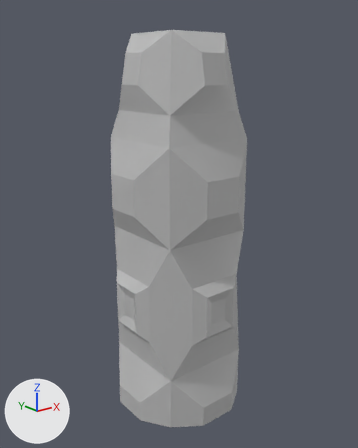
Before and after pictures for a commit that changed the FBX model ScalienAbduction/Assets/Models/Round Pillar/Small Round Pillar.fbx.
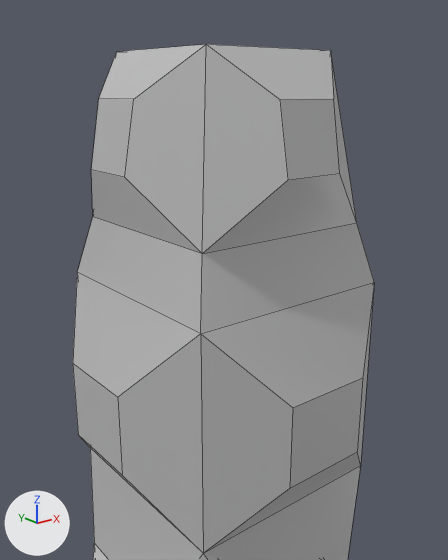
Each version appears first whole from a 50 mm lens placed at (-15.77, -19.79, 8.87), pointed at (0.07, 0.0, 0.95), and next in a close-up from a 50 mm lens placed at (-8.6, -10.83, 9.79), pointed at (0.87, 1.01, 5.06). Arrows for +X, +Y and +Z are at lower left; the lights stay in place. The close-ups show mesh edges as thin lines. Where no turn or scale is listed for an object, it has been applied to the vertices.

Objects in the first close-up: 'Pillar'.
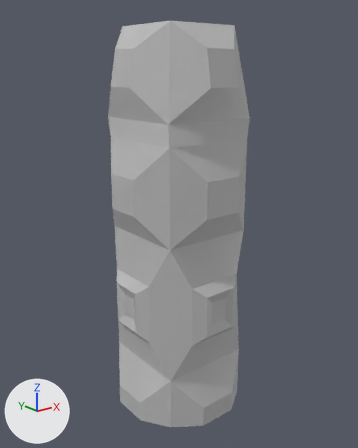
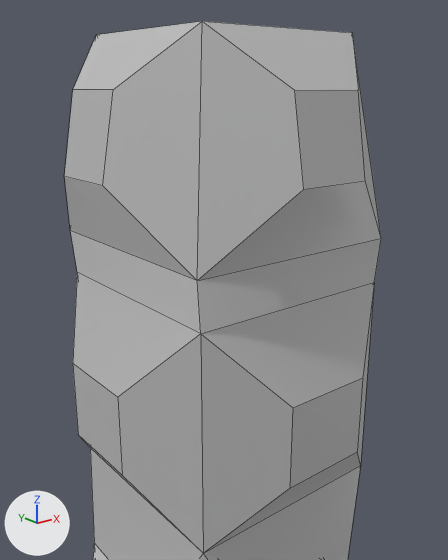
Pixel boxes [x1, y1, x2, y2] of what changed, in the close-ups (448 x 560 px; the box of a moved part takes in the faces that stretch with it):
'Pillar', reshaped
    before: [73, 44, 374, 560]
    after: [65, 21, 381, 560]
part 1 of me_mesh, moved or reshaped
    before: [78, 44, 374, 334]
    after: [65, 21, 381, 334]

Patch to the scene script:
```diff
--- a/ScalienAbduction/Assets/Models/Round Pillar/Small Round Pillar.fbx.py
+++ b/ScalienAbduction/Assets/Models/Round Pillar/Small Round Pillar.fbx.py
@@ me_mesh @@
 me_mesh.from_pydata(...)  # 88 vertices, 74 faces; spans x -3.4..3.4, y -4.0..2.9, z -9.0..10.7
 # used by ob_pillar; location = (0.0, 0.55, -0.2)
+# me_mesh part 1: all 24 vertices in x -2.8..2.8, y -3.3..2.2, z 7.1..10.7 are scaled about their middle by 1.19
 me_mesh.materials.append(mat_lambert2)
```
